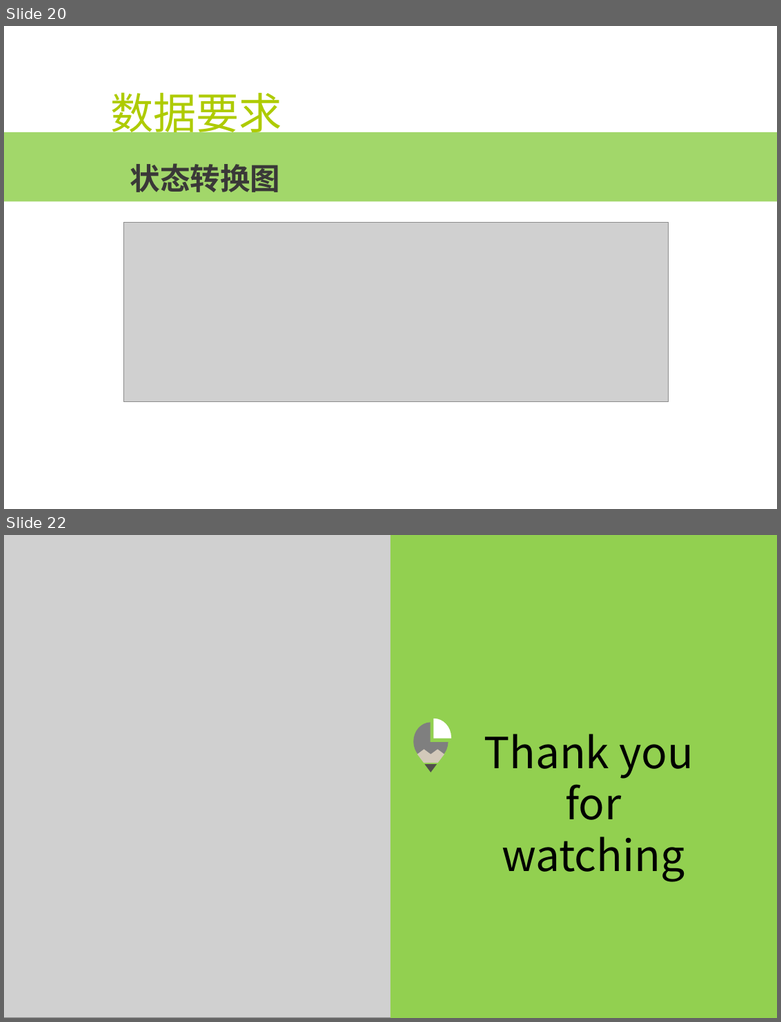
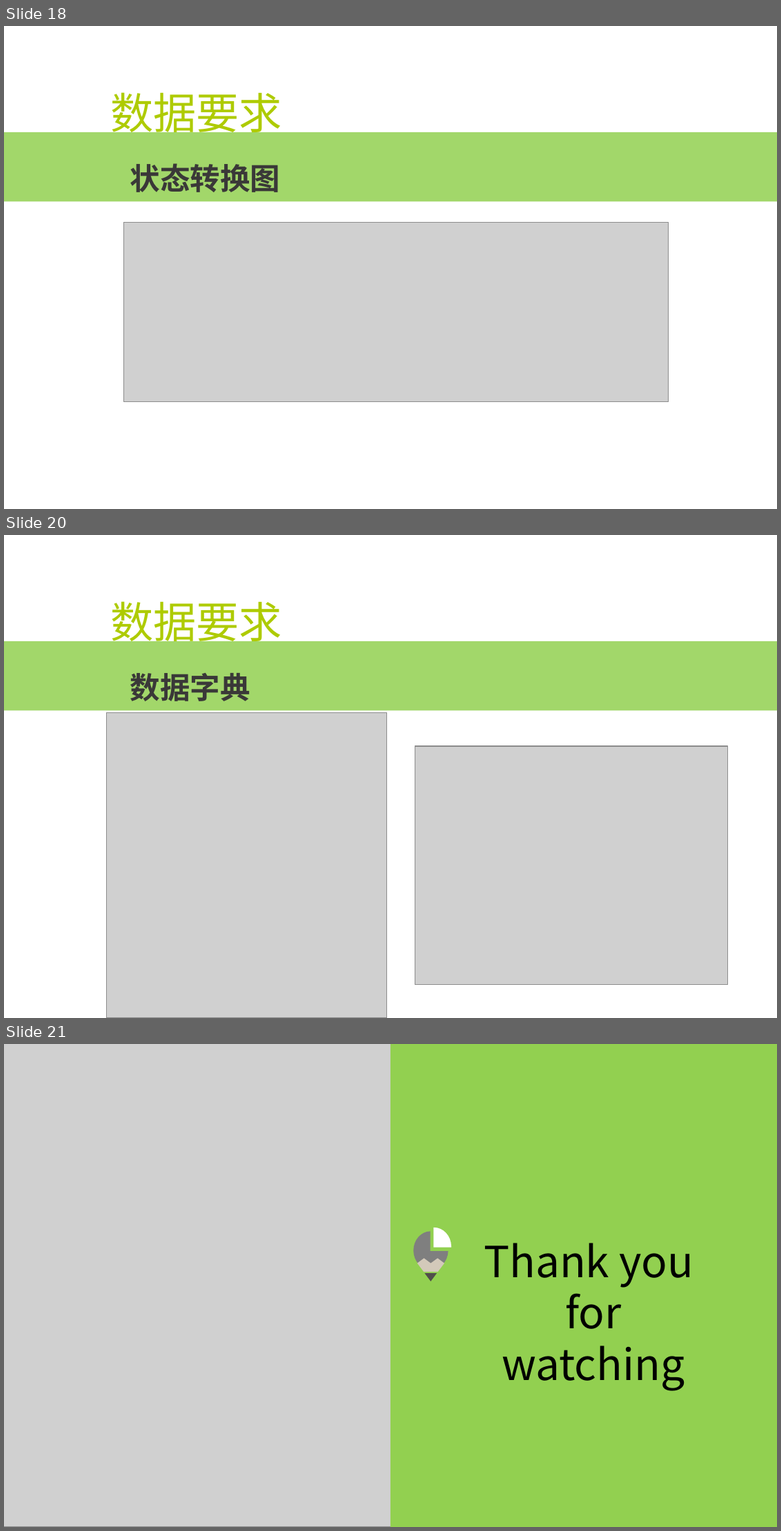
Before and after one commit to popopoi/Software-G07, a slide deck: SE2018春-G07/项目需求分析/SE2018春-G07-项目需求分析.pptx. Shown one above the other, each under a label of ours: slides 20 and 22 before the commit, slides 18, 20 and 21 after it; the slides between them are not shown. The pictures are 781x1022 and 781x1531 pixels, drawn with LibreOffice and Linux fonts; fonts in the diff are those of the drawing; grey boxes stand for pictures; background and template pictures are left out. Boxes give left, top, right and bottom in pixels: in the first picture for what was removed or moved away, otherwise in the second. Text is boxed around its words. In the diff, an @@ line names an element or a change of style, - is before the commit and + after.

```diff
--- a/SE2018春-G07/项目需求分析/SE2018春-G07-项目需求分析.pptx
+++ b/SE2018春-G07/项目需求分析/SE2018春-G07-项目需求分析.pptx
@@ slide 20 added at bbox=[4, 535, 777, 1018], background picture (left out) @@
@@ text added at bbox=[111, 601, 283, 648], 40 pt, text #AECB01 @@
+数据要求
@@ rectangle added at bbox=[4, 641, 777, 710], fill #92D050 at 85% opacity @@
@@ text added at bbox=[130, 673, 250, 701], 28 pt, text #3A3838, bold @@
+数据字典
@@ picture added at bbox=[107, 713, 386, 1018] @@
@@ picture added at bbox=[415, 746, 727, 985] @@
@@ what was slide 20 is now slide 18 @@
@@ what was slide 22 is now slide 21 @@
```
Also in this commit, not shown: 3 slides changed, 2 slides removed, 2 other files.
